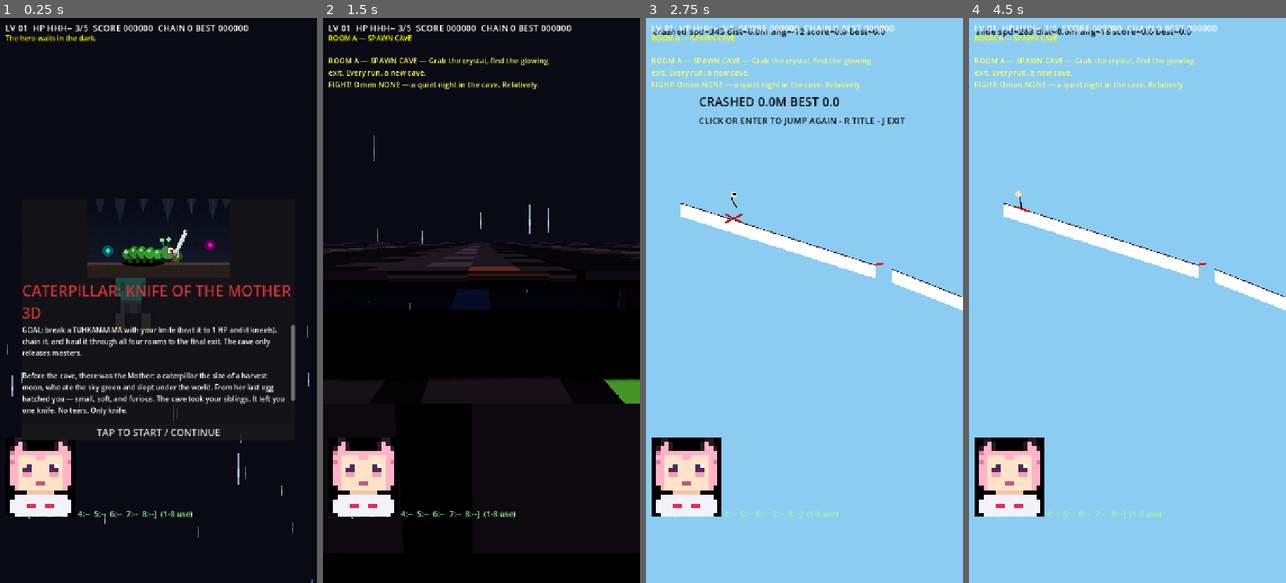
Above: before the commit, frames 1-4 (left to right).
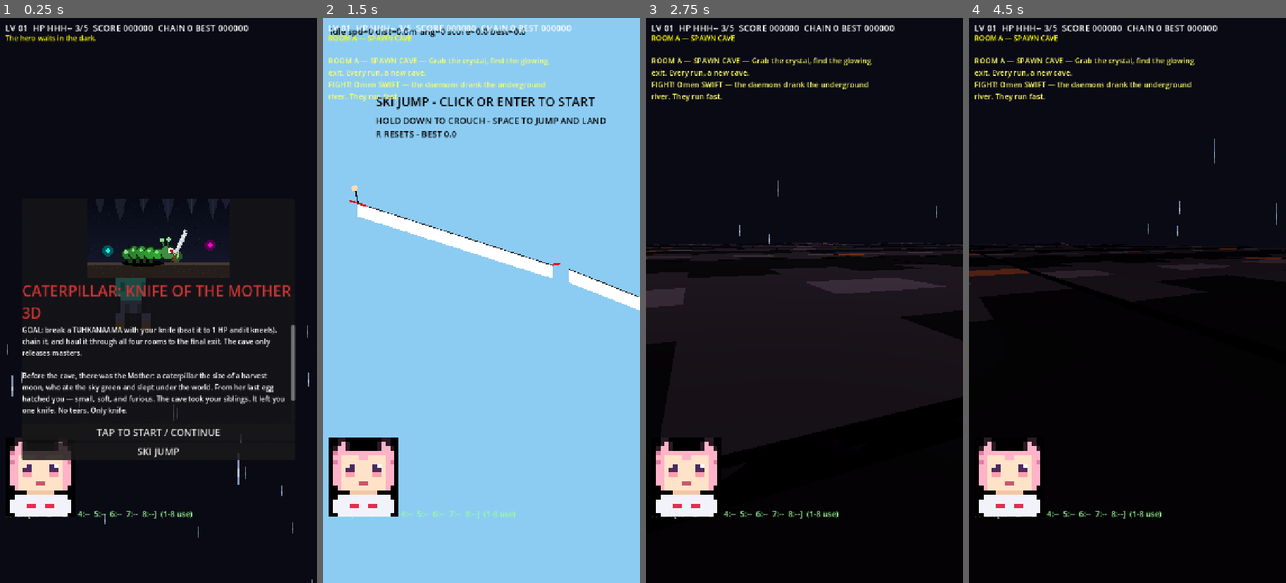
Above: after the commit, the same moments.

Repository: taistelupelto-rgb/tuomon-oma-videopeli
Game: Godot game, scene res://main.tscn
Same seed, same stepped clock (60 frames per second), same inputs: the game is played once before the commit and once after it.
Inputs (mouse positions are in pixels of both pictures, inside the frame that each line leads up to):
- Up to frame 1 (0.25 s): no input
- Up to frame 2 (1.5 s): click (481, 453) at 0.5 s, where only the run after the commit has a clickable "SKI JUMP"; click (481, 430) at 1.25 s, where only the run after the commit has a clickable "TAP TO START / CONTINUE"
- Up to frame 3 (2.75 s): tap Enter at 2 s; move the mouse to (874, 272) at 2.02 s; hold Right from 2.03 s (still down); tap J at 2.1 s; click (874, 272) at 2.17 s; tap Space at 2.27 s
- Up to frame 4 (4.5 s): release Right at 2.75 s; drag from (1064, 328) to (1111, 413) at 2.77 s; move the mouse to (1159, 176) at 3.52 s; hold Right 3.53-4.25 s; tap Keypad Enter at 3.6 s; click (1159, 176) at 3.67 s; drag from (1111, 413) to (1032, 215) at 4.27 s

The runs differ from the first frame. In frame 1, 0.4% of the frame differs, in the area x 6-77%, y 74-79%; in frame 2, 96%; in frame 3, 97%; in frame 4, 97%, in the area x 0-100%, y 0-100%.

Commit message:
feat: tappable SKI JUMP button on title screen

Diff:
--- a/main.gd
+++ b/main.gd
@@ -154,6 +154,7 @@
 var r_arm_t := 0.0
 var exit_nag_t := 0.0
 var title_panel: PanelContainer
+var ski_btn: Button
 var dead_panel: PanelContainer
 var win_panel: PanelContainer
 var codex_panel: PanelContainer
@@ -1125,6 +1126,8 @@
 			if is_instance_valid(jump_node) and jump_node.visible:
 				return
 			if state == "title" or state == "dead" or state == "win":
+				if state == "title" and is_instance_valid(ski_btn) and ski_btn.is_visible_in_tree() and ski_btn.get_global_rect().has_point(pos0):
+					return
 				start_run(rng.randi() if state != "title" else int(Time.get_unix_time_from_system()) % 100000)
 				return
 			elif state == "play" and paused_game:
@@ -1189,6 +1192,8 @@
 		if is_instance_valid(jump_node) and jump_node.visible:
 			return
 		if state == "title" or state == "dead" or state == "win":
+			if state == "title" and is_instance_valid(ski_btn) and ski_btn.is_visible_in_tree() and ski_btn.get_global_rect().has_point(event.position):
+				return
 			start_run(rng.randi() if state != "title" else int(Time.get_unix_time_from_system()) % 100000)
 			return
 		elif state == "play" and paused_game:
@@ -2253,7 +2258,7 @@
 	minimap.offset_bottom = 156
 	layer.add_child(minimap)
 	minimap.game = self
-	title_panel = _overlay(layer, "CATERPILLAR: KNIFE OF THE MOTHER 3D", LORE_GOAL + "\n\n" + LORE_INTRO + "\n\nTap or ENTER to spawn. ENTER cave | J ski jump. Left thumb move, BALL to look, KNIFE hold to slash, M mute.")
+	title_panel = _overlay(layer, "CATERPILLAR: KNIFE OF THE MOTHER 3D", LORE_GOAL + "\n\n" + LORE_INTRO + "\n\nTap or ENTER to spawn. ENTER/tap cave | SKI JUMP button or J. Left thumb move, BALL to look, KNIFE hold to slash, M mute.")
 	var title_tex := TextureRect.new()
 	title_tex.texture = load("res://assets/caterpillar.png") as Texture2D
 	title_tex.custom_minimum_size = Vector2(560, 180)
@@ -2263,6 +2268,12 @@
 	var title_vb := title_panel.get_child(0) as VBoxContainer
 	title_vb.add_child(title_tex)
 	title_vb.move_child(title_tex, 0)
+	ski_btn = Button.new()
+	ski_btn.text = "SKI JUMP"
+	ski_btn.add_theme_font_size_override("font_size", 22)
+	ski_btn.focus_mode = Control.FOCUS_NONE
+	ski_btn.pressed.connect(_on_ski_button)
+	title_vb.add_child(ski_btn)
 	dead_panel = _overlay(layer, "YOU DIED", "The cave keeps the knife.\nTap or ENTER for a new cave.")
 	win_panel = _overlay(layer, "ENSLAVED AND DELIVERED!", "A chained tuhkanaama kneels at the glowing exit. The cave releases its master.\n\n" + LORE_OUTRO + "\nTap or ENTER for a new cave.")
 	codex_panel = _overlay(layer, "THE CAVE REMEMBERS", _codex_text(), "CLOSE")
@@ -2321,6 +2332,10 @@
 	pc.visible = false
 	layer.add_child(pc)
 	return pc
+
+func _on_ski_button() -> void:
+	if is_instance_valid(jump_node) and not jump_node.visible:
+		jump_node.visible = true
 
 func _on_overlay_button() -> void:
 	if state == "title" or state == "dead" or state == "win":
